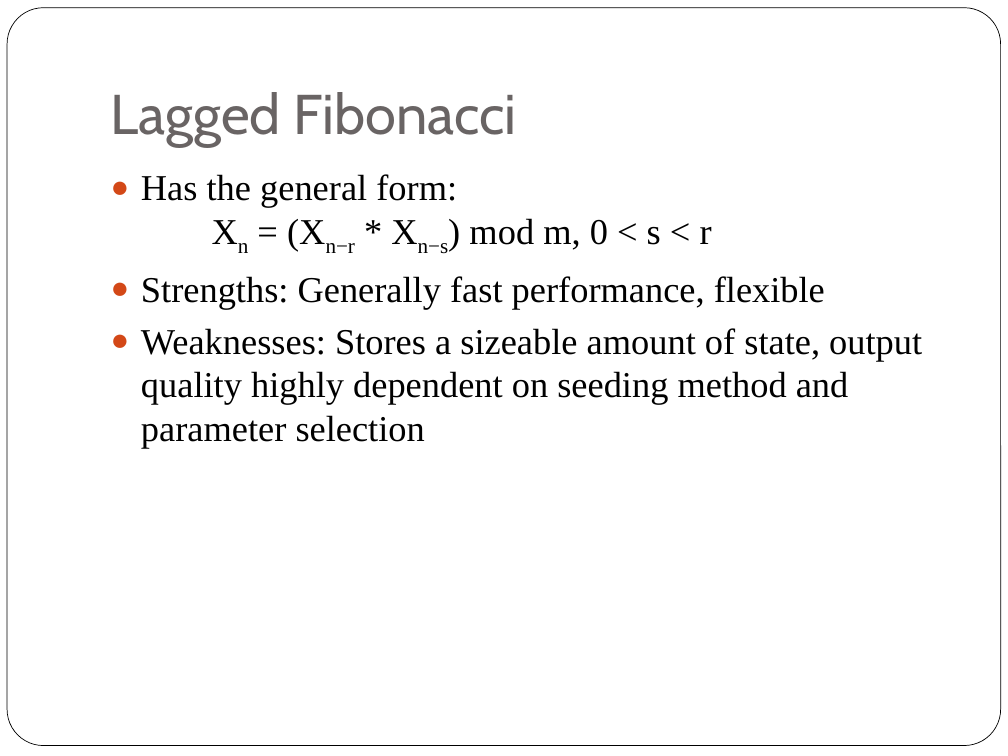
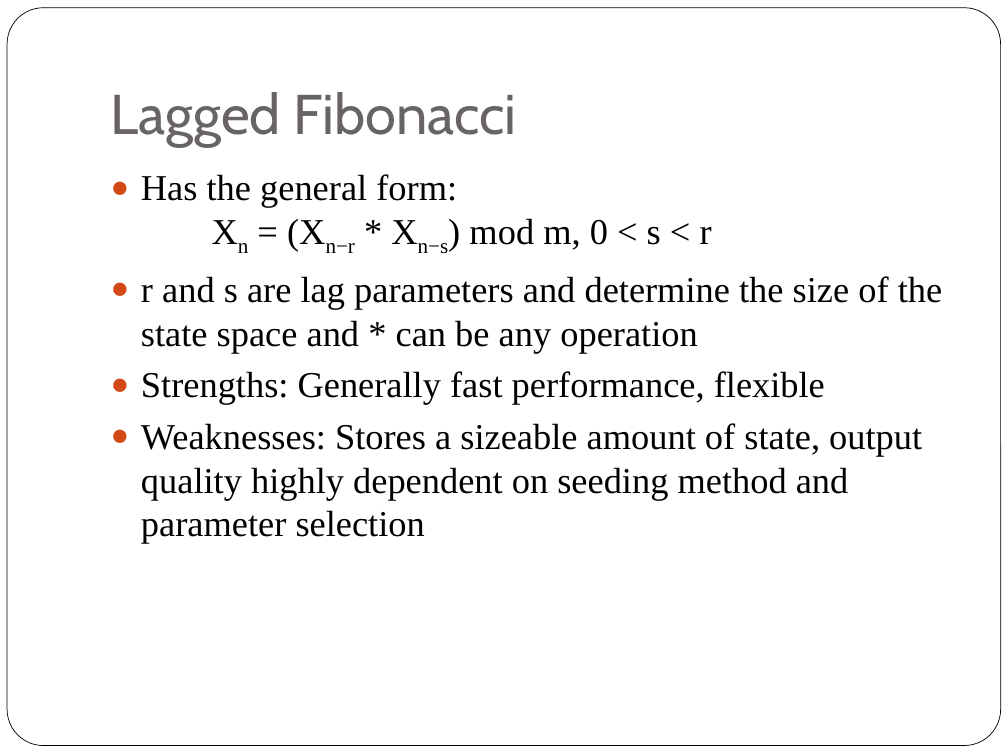
Before and after one commit to kashev/rngs, a slide deck: slide 7 of presentation/pres.pptx (slide 6 before the commit). Drawn at 1008x756 pixels with LibreOffice and Linux fonts; fonts in the diff are those of the drawing. Boxes give left, top, right and bottom in pixels: in the first picture for what was removed or moved away, otherwise in the second. Text is boxed around its words. In the diff, an @@ line names an element or a change of style, - is before the commit and + after.

```diff
--- a/presentation/pres.pptx
+++ b/presentation/pres.pptx
@@ text at <box>141,276,942,353</box>: paragraph added @@
+● r and s are lag parameters and determine the size of the state space and * can be any operation
```
Also in this commit, not shown: 4 other slides changed, 3 slides added.
